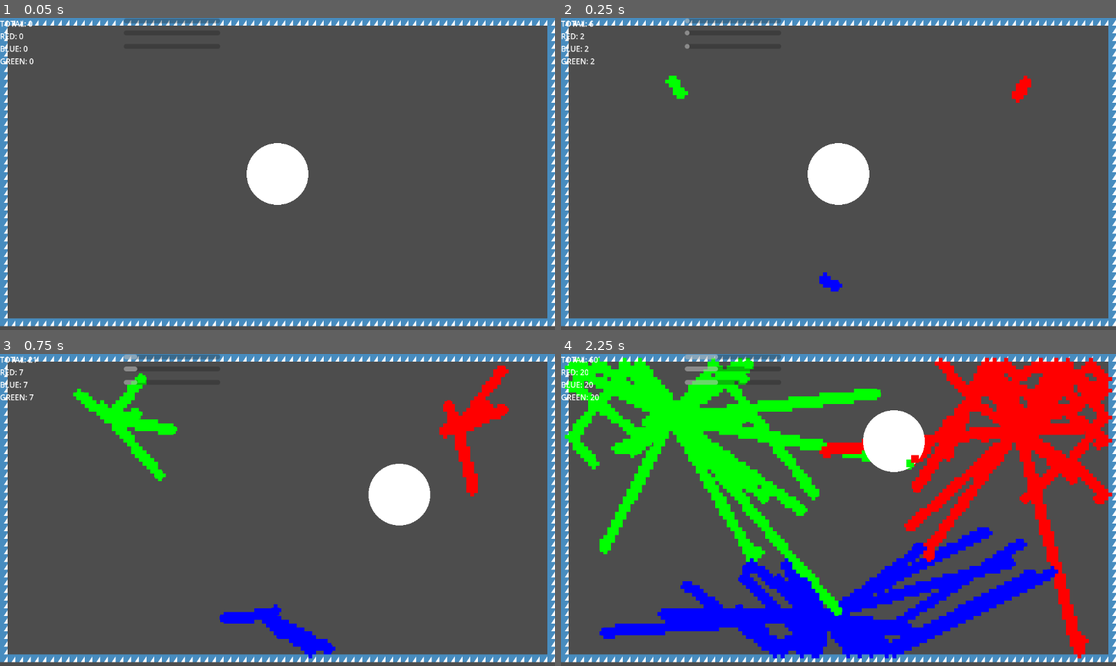
Above: before the commit, frames 1-4 (two rows, left to right).
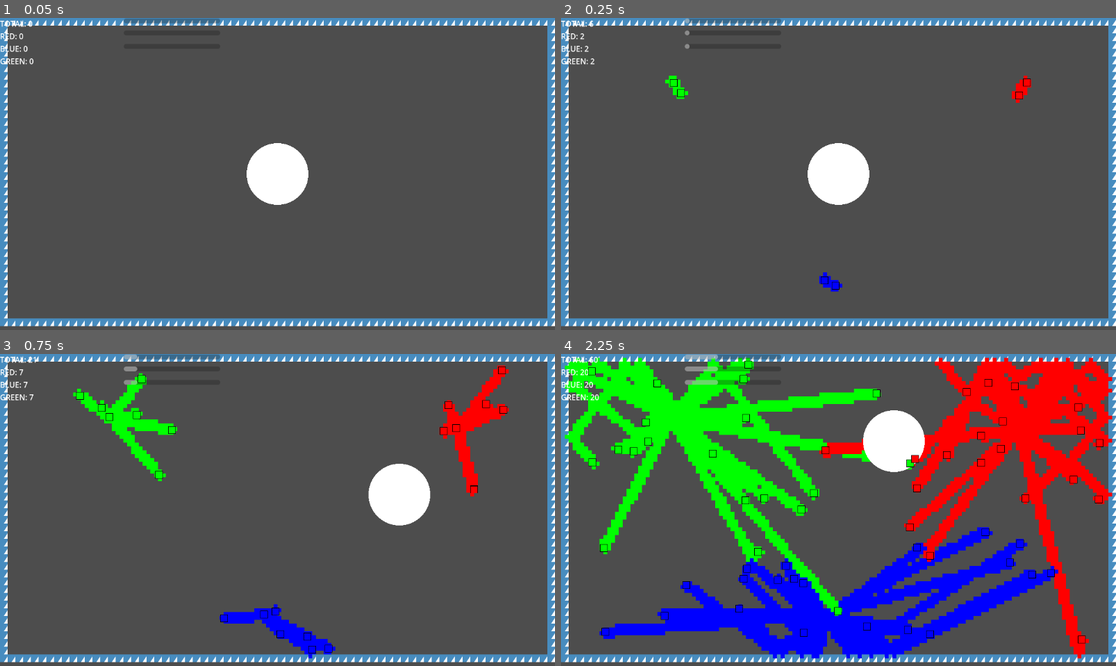
Above: after the commit, the same moments.

Repository: CWmain/island
Game: Godot game, scene res://scenes/main.tscn
Same seed, same stepped clock (60 frames per second), same inputs: the game is played once before the commit and once after it. The engine's default icon, where the game draws it, is replaced by a stand-in: a white triangle on a blue panel in a dark square.
Inputs (mouse positions are in pixels of both pictures, inside the frame that each line leads up to):
- Up to frame 1 (0.05 s): no input
- Up to frame 2 (0.25 s): no input
- Up to frame 3 (0.75 s): move the mouse to (399, 494) at 0.52 s; tap Mouse wheel down (CycleDown) at 0.6 s
- Up to frame 4 (2.25 s): move the mouse to (727, 525) at 1.27 s; tap Mouse wheel up (CycleUp) at 1.35 s; move the mouse to (894, 441) at 2.02 s; tap Mouse wheel down (CycleDown) at 2.1 s

Frame 1 is identical in both runs. In frame 2, less than 0.1% of the frame differs, in the area x 19-85%, y 19-88%; in frame 3, 0.3%; in frame 4, 0.9%, in the area x 4-98%, y 2-93%.

Commit message:
Added a block outline to all soliders via shader

Diff:
--- /dev/null
+++ b/objects/solider/blackPixelOutline.gdshader
@@ -0,0 +1,10 @@
+shader_type canvas_item;
+
+void fragment() {
+	// Called for every pixel the material is visible on.
+	// All pixels 1 texture pixel away from the border should be black
+
+	if(UV.x < 0.0625 || UV.x > 1.0-0.0625 || UV.y < 0.0625 || UV.y > 1.0-0.0625){
+		COLOR = vec4(0,0,0,1);
+	}
+}
--- a/objects/solider/solider.tscn
+++ b/objects/solider/solider.tscn
@@ -1,10 +1,14 @@
-[gd_scene load_steps=4 format=3 uid="uid://bojq7clkjdcok"]
+[gd_scene load_steps=6 format=3 uid="uid://bojq7clkjdcok"]
 
 [ext_resource type="Script" uid="uid://bm82a3lclfmtd" path="res://objects/solider/solider.gd" id="1_yxcip"]
+[ext_resource type="Shader" uid="uid://c1cf30yx4m0ib" path="res://objects/solider/blackPixelOutline.gdshader" id="2_vhm5u"]
 
 [sub_resource type="PhysicsMaterial" id="PhysicsMaterial_g6x7d"]
 friction = 0.0
 bounce = 1.0
+
+[sub_resource type="ShaderMaterial" id="ShaderMaterial_kdsbn"]
+shader = ExtResource("2_vhm5u")
 
 [sub_resource type="RectangleShape2D" id="RectangleShape2D_g6x7d"]
 size = Vector2(16, 16)
@@ -19,6 +23,7 @@
 speed = 250.0
 
 [node name="ColorRect" type="ColorRect" parent="."]
+material = SubResource("ShaderMaterial_kdsbn")
 offset_left = -8.0
 offset_top = -8.0
 offset_right = 8.0
Not shown, added: objects/solider/blackPixelOutline.gdshader.uid
